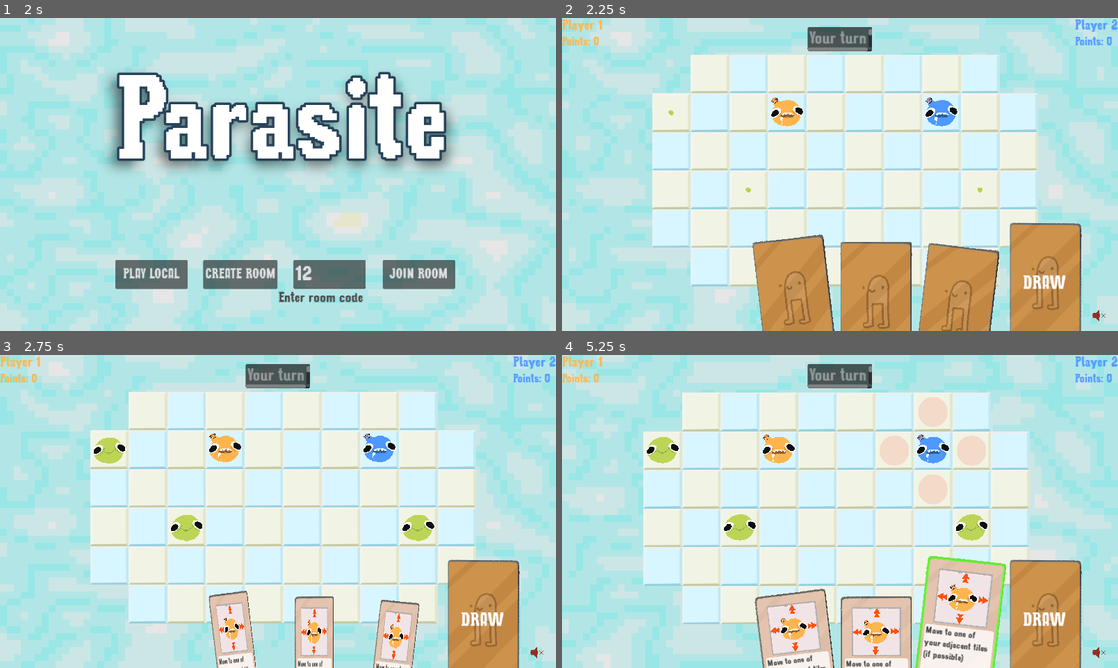
Above: before the commit, frames 1-4 (two rows, left to right).
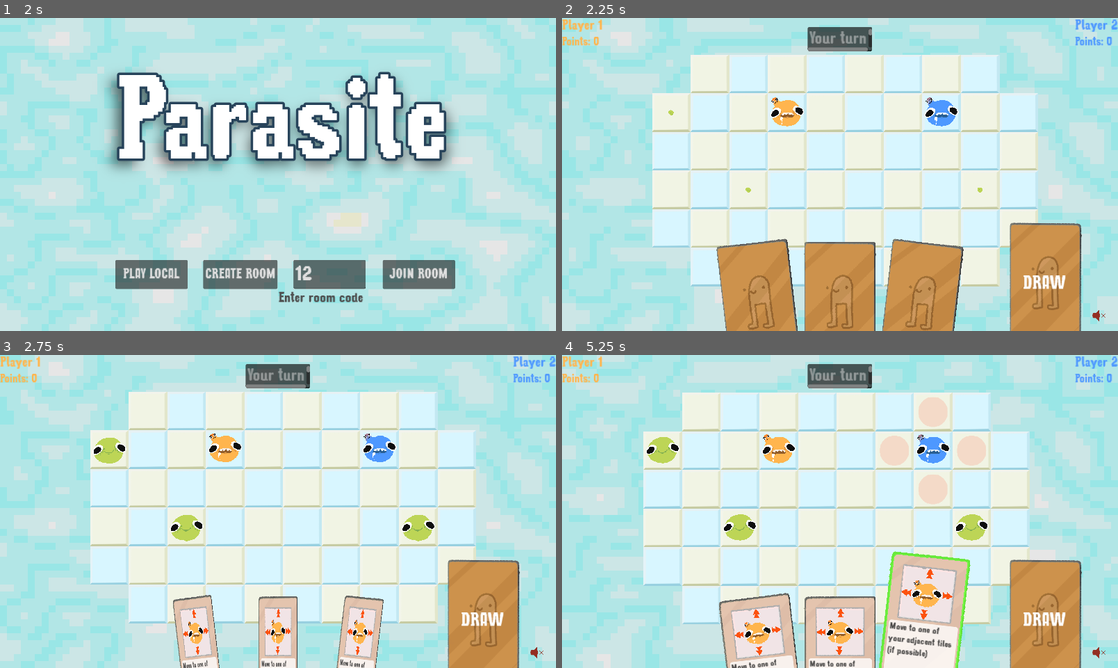
Above: after the commit, the same moments.

Repository: patator62180/GDWL_67
Game: Godot game, scene res://scenes/main/main.tscn
Two runs of this game, one before a commit and one after it. Both use one fixed random seed, a clock stepped at 60 frames per second and the inputs below.
Inputs (mouse positions are in pixels of both pictures, inside the frame that each line leads up to):
- Up to frame 1 (2 s): click "[FAKE] Start as player (local)" at 0.5 s; click (328, 274) at 1.27 s; type "12" at 1.35 s
- Up to frame 2 (2.25 s): click "PLAY LOCAL" at 2 s
- Up to frame 3 (2.75 s): no input
- Up to frame 4 (5.25 s): tap Enter (ui_accept) at 2.75 s; drag from (840, 511) to (784, 448) at 2.77 s; drag from (762, 655) to (784, 455) at 3.52 s; move the mouse to (840, 655) at 4.27 s; hold Right (right) 4.28-5 s; click (840, 655) at 4.42 s; drag from (917, 655) to (934, 448) at 5.02 s

Frame 1 is identical in both runs. In frame 2, 7.7% of the frame differs, in the area x 27-79%, y 69-100%; in frame 3, 8.7%; in frame 4, 10%, in the area x 28-80%, y 62-100%.

Commit message:
fix host error

Diff:
--- a/scenes/cards/card.tscn
+++ b/scenes/cards/card.tscn
@@ -176,9 +176,10 @@
 anchor_top = 0.5
 anchor_right = 0.5
 anchor_bottom = 0.5
-offset_top = 0.000152588
-offset_right = 150.0
-offset_bottom = 250.001
+offset_left = -75.0
+offset_top = -125.002
+offset_right = 75.0
+offset_bottom = 124.999
 grow_horizontal = 2
 grow_vertical = 2
 pivot_offset = Vector2(75, 125)
--- a/scenes/game/game.gd
+++ b/scenes/game/game.gd
@@ -131,7 +131,7 @@
                     return
 
             #move and wait hosts
-            for host in host_manager.hosts:
+            for host in host_manager.get_hosts():
                 host.move_host(grid, player_managers)
 
             await get_tree().create_timer(0.5).timeout
@@ -157,7 +157,6 @@
             player_managers.array[player_index_playing].kill_player(grid, player_pos)
             Mediator.instance.call_on_players(play_shockwave_anim, host_pos)
 
-            host_manager.hosts.erase(host)
             host.queue_free()
 
             if score_point():
@@ -240,10 +239,10 @@
             if player_is_present != null:
                 return player_is_present
 
-    for host in host_manager.hosts:
-        if host == null:
-            host_manager.hosts.erase(host)
-            continue
+    for host in host_manager.get_hosts():
+        #if host == null:
+            #host_manager.hosts.erase(host)
+            #continue
         var host_grid_pos = grid.get_grid_pos(host.position)
         if (host_grid_pos == grid_pos):
             return host
--- a/scenes/host/host_manager.gd
+++ b/scenes/host/host_manager.gd
@@ -5,8 +5,6 @@
 @export var host_spawner: MultiplayerSpawner
 @export var host_scene: PackedScene
 @export var host_root: Node2D
-
-var hosts: Array[Host] = []
 
 # Called when the node enters the scene tree for the first time.
 func _ready():
@@ -21,22 +19,19 @@
         host.position = position
         host.played.connect(on_host_played)
 
-        hosts.append(host)
-
         return host
 
 func on_host_played():
     pass
 
 func check_for_hosts(grid: Grid, grid_pos:Vector2):
-    for host in hosts:
-        if host == null:
-            hosts.erase(host)
-            continue
-
+    for host in get_hosts():
         var host_grid_pos = grid.get_grid_pos(host.position)
 
         if (host_grid_pos == grid_pos):
             return true
 
     return false
+
+func get_hosts():
+    return host_root.get_children()
